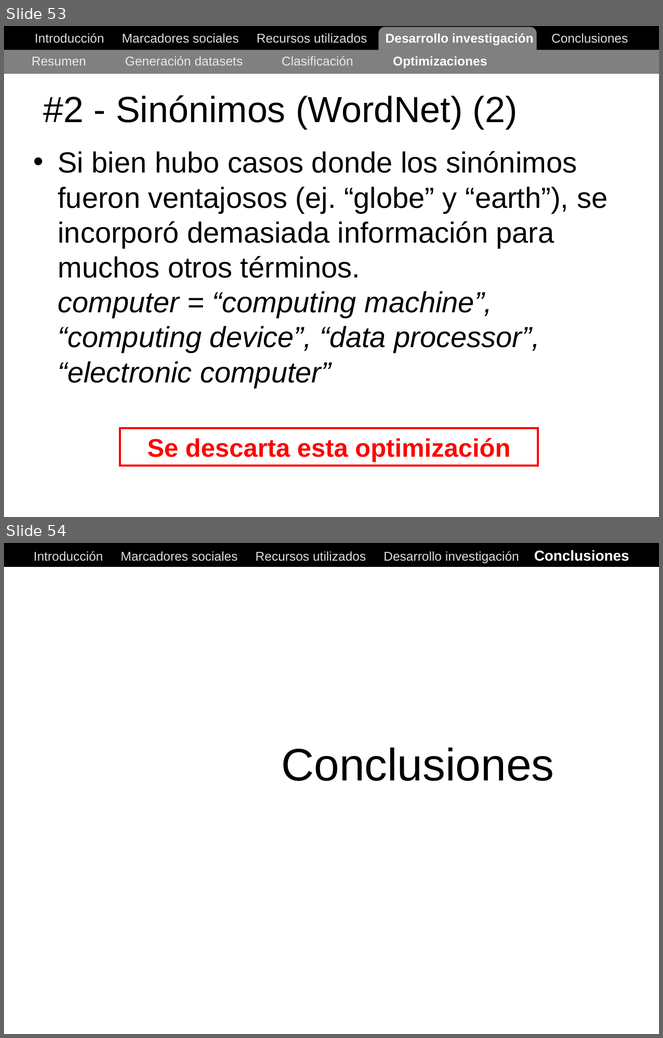
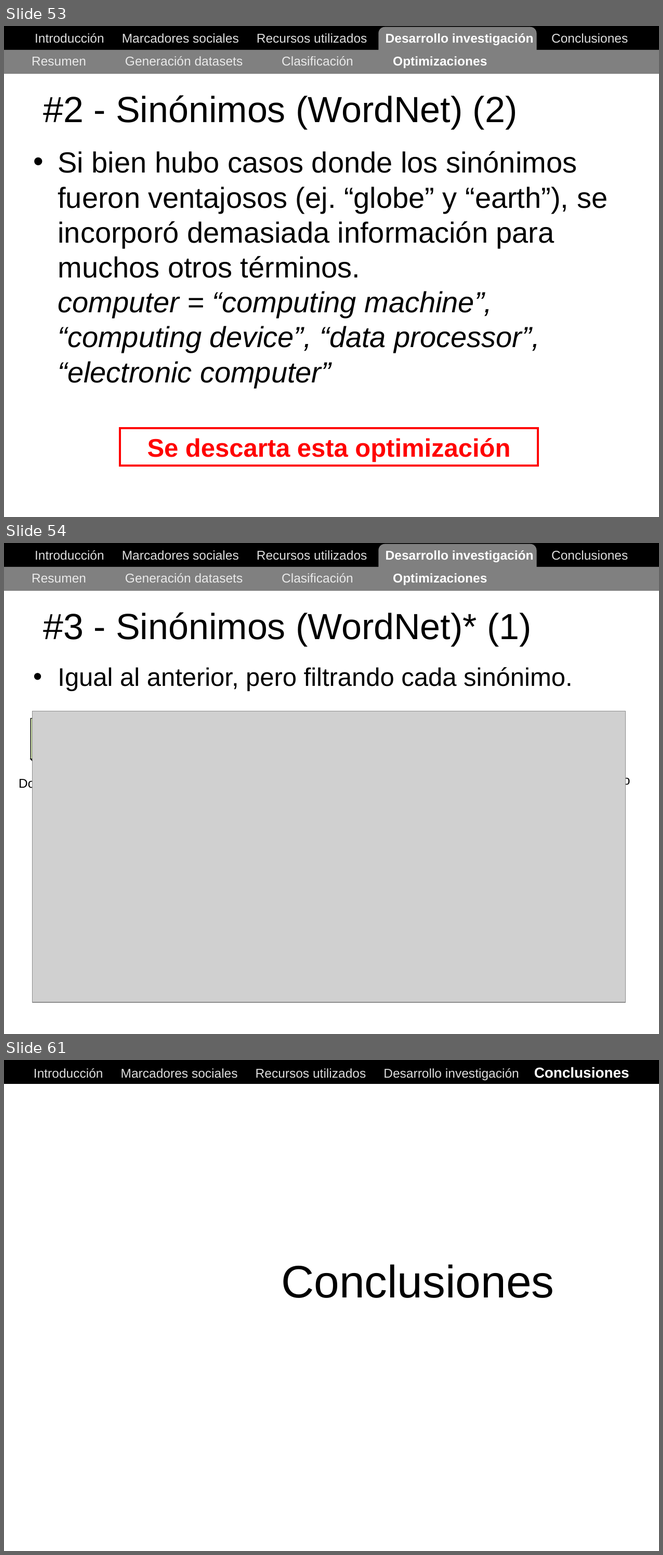
Before and after one commit to ak907kenai/nicotournetesis, a slide deck: docs_trunk/Nicolás Tourné - Presentación Tesis (v1).ppt. Shown one above the other, each under a label of ours: slides 53 and 54 before the commit, slides 53, 54 and 61 after it; the slides between them are not shown. The pictures are 663x1038 and 663x1555 pixels, drawn with LibreOffice and Linux fonts; fonts in the diff are those of the drawing; grey boxes stand for pictures. Boxes give left, top, right and bottom in pixels: in the first picture for what was removed or moved away, otherwise in the second. Text is boxed around its words. In the diff, an @@ line names an element or a change of style, - is before the commit and + after.

```diff
--- a/docs_trunk/Nicolás Tourné - Presentación Tesis (v1).ppt
+++ b/docs_trunk/Nicolás Tourné - Presentación Tesis (v1).ppt
@@ slide 54 added at [4, 543, 659, 1034], background #FFFFFF @@
@@ rectangle added at [4, 543, 659, 566], fill #000000, outline #000000 0.74 pt @@
@@ text added at [35, 550, 628, 562], 14 pt, text #DDDDDD @@
+Introducción Marcadores sociales Recursos utilizados Desarrollo investigación Conclusiones
@@ rounded rectangle added at [379, 544, 536, 583], fill #808080 @@
@@ rectangle added at [4, 566, 659, 590], fill #808080 @@
@@ text added at [32, 573, 487, 585], 14 pt, text #EAEAEA @@
+Resumen Generación datasets Clasificación Optimizaciones
@@ title added at [43, 612, 532, 646], 40 pt, text #000000 @@
+#3 - Sinónimos (WordNet)* (1)
@@ text added at [58, 667, 572, 692], 28 pt, text #000000 @@
+• Igual al anterior, pero filtrando cada sinónimo.
@@ picture added at [32, 711, 626, 1003] @@
@@ group added at [19, 715, 630, 791]: 2 texts, 2 freeform shapes @@
+Documento
+Documento
+filtrado
@@ what was slide 54 is now slide 61 @@
```
Also in this commit, not shown: 6 other slides added.
